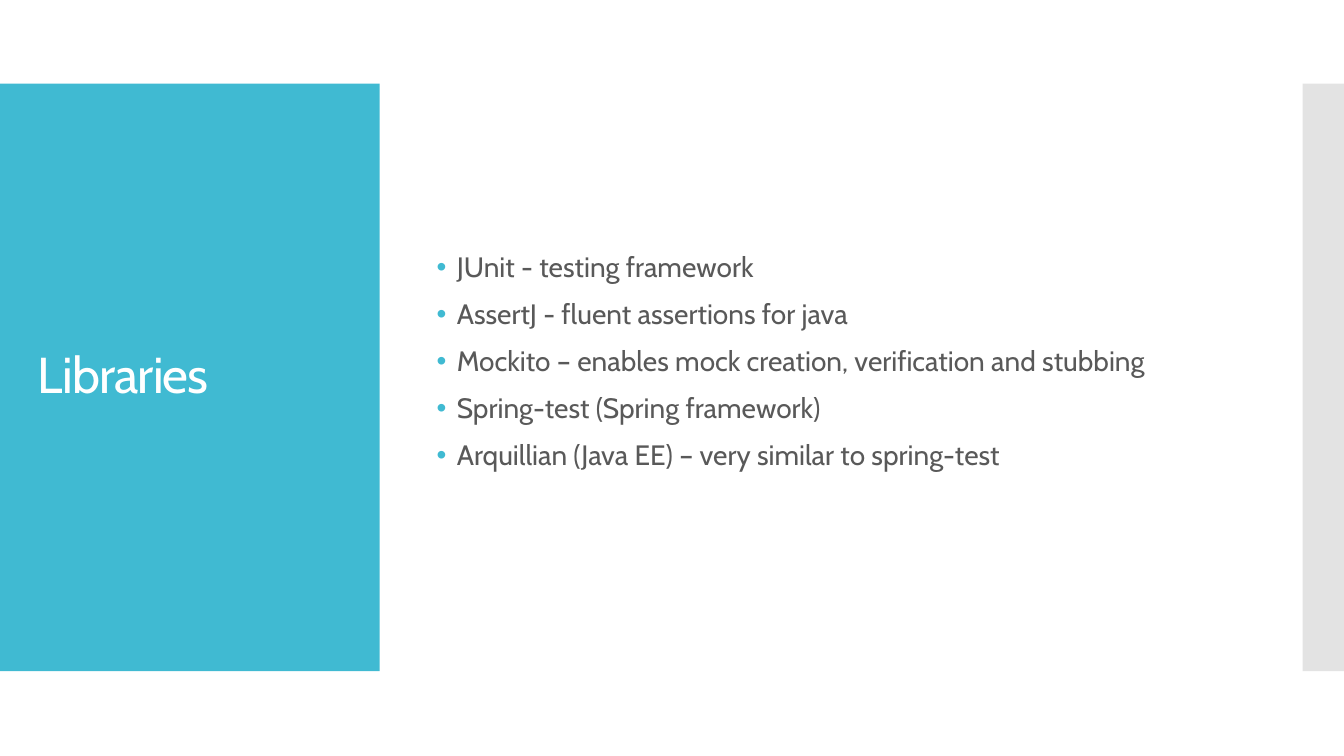
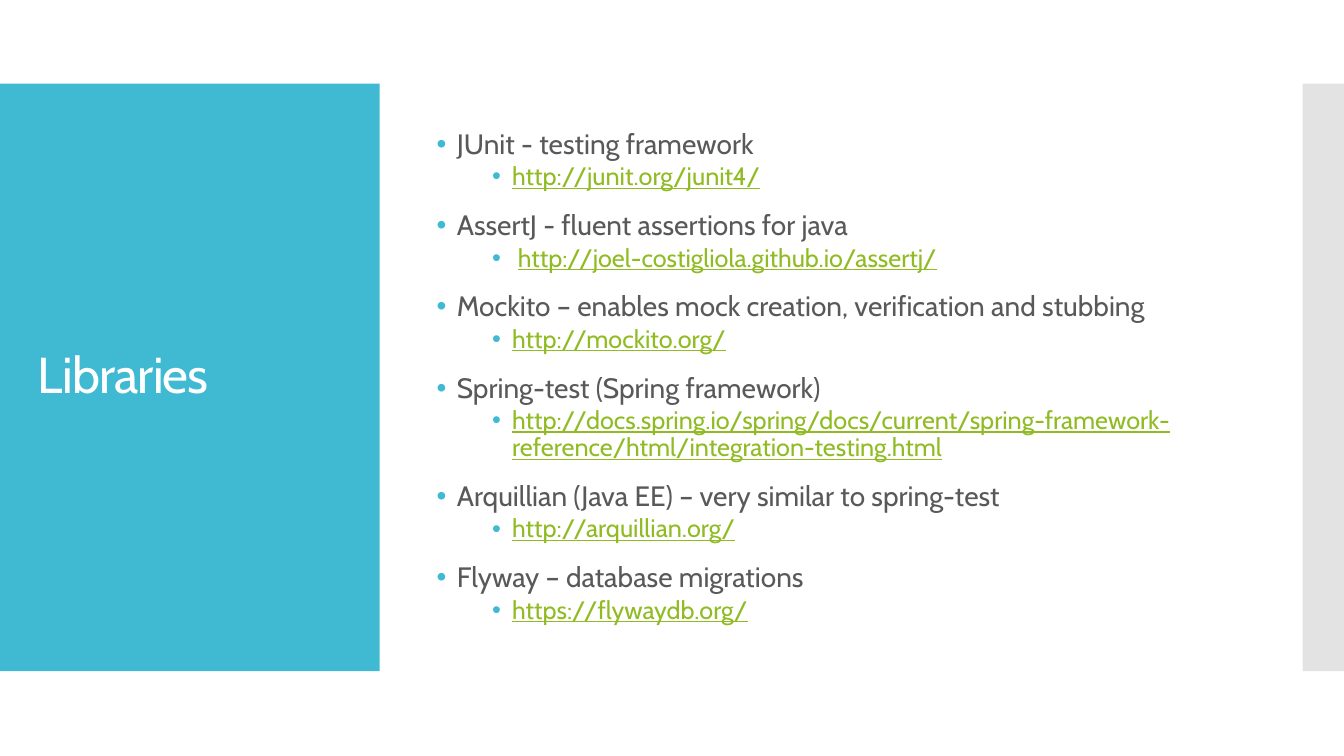
Before and after one commit to ivlahek/presentation.testing, a slide deck: slide 6 of Presentation.pptx. Drawn at 1344x756 pixels with LibreOffice and Linux fonts; fonts in the diff are those of the drawing. Boxes give left, top, right and bottom in pixels: in the first picture for what was removed or moved away, otherwise in the second. Text is boxed around its words. In the diff, an @@ line names an element or a change of style, - is before the commit and + after.

```diff
--- a/Presentation.pptx
+++ b/Presentation.pptx
@@ text at (x1=512, y1=166, x2=760, y2=191): paragraph added @@
+  • http://junit.org/junit4/
@@ text at (x1=518, y1=248, x2=937, y2=273): paragraph added @@
+  • http://joel-costigliola.github.io/assertj/
@@ text at (x1=512, y1=329, x2=726, y2=354): paragraph added @@
+  • http://mockito.org/
@@ text at (x1=512, y1=410, x2=1170, y2=462): paragraph added @@
+  • http://docs.spring.io/spring/docs/current/spring-framework-reference/html/integration-testing.html
@@ text at (x1=457, y1=518, x2=804, y2=625): paragraphs added @@
+  • http://arquillian.org/
+• Flyway – database migrations
+  • https://flywaydb.org/
```
Also in this commit, not shown: 3 other slides changed, 5 slides added.
